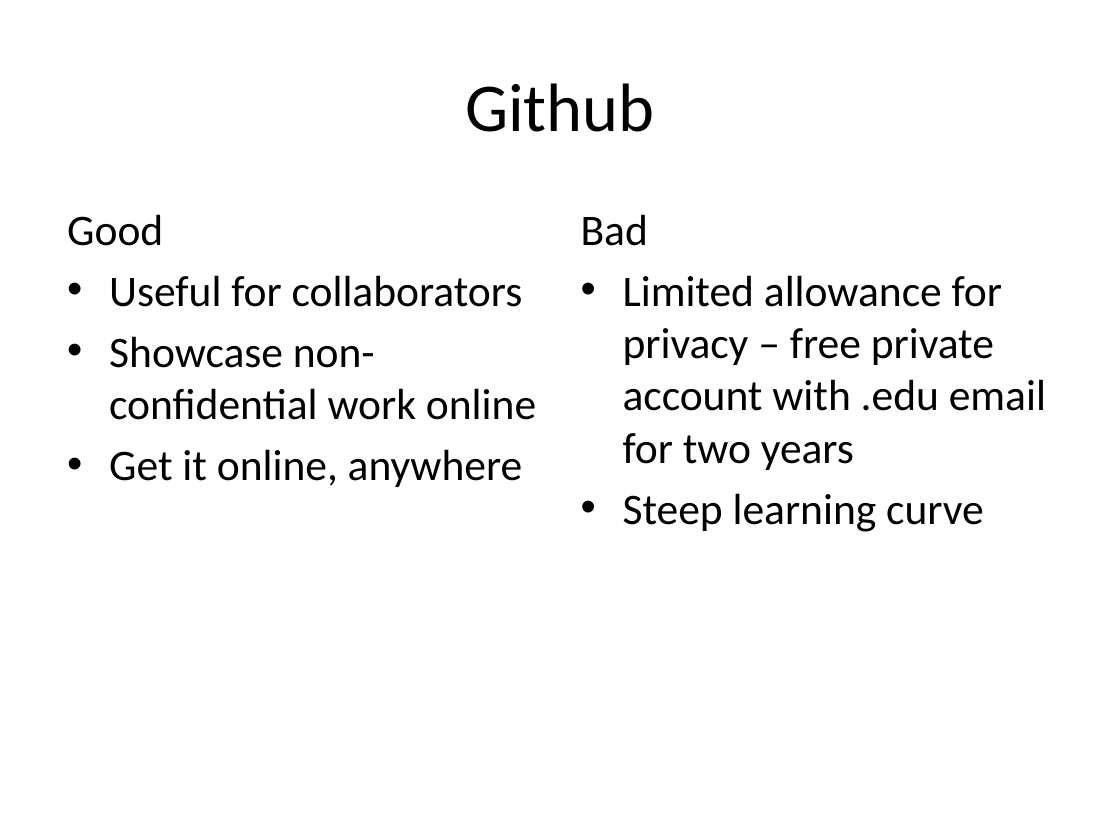
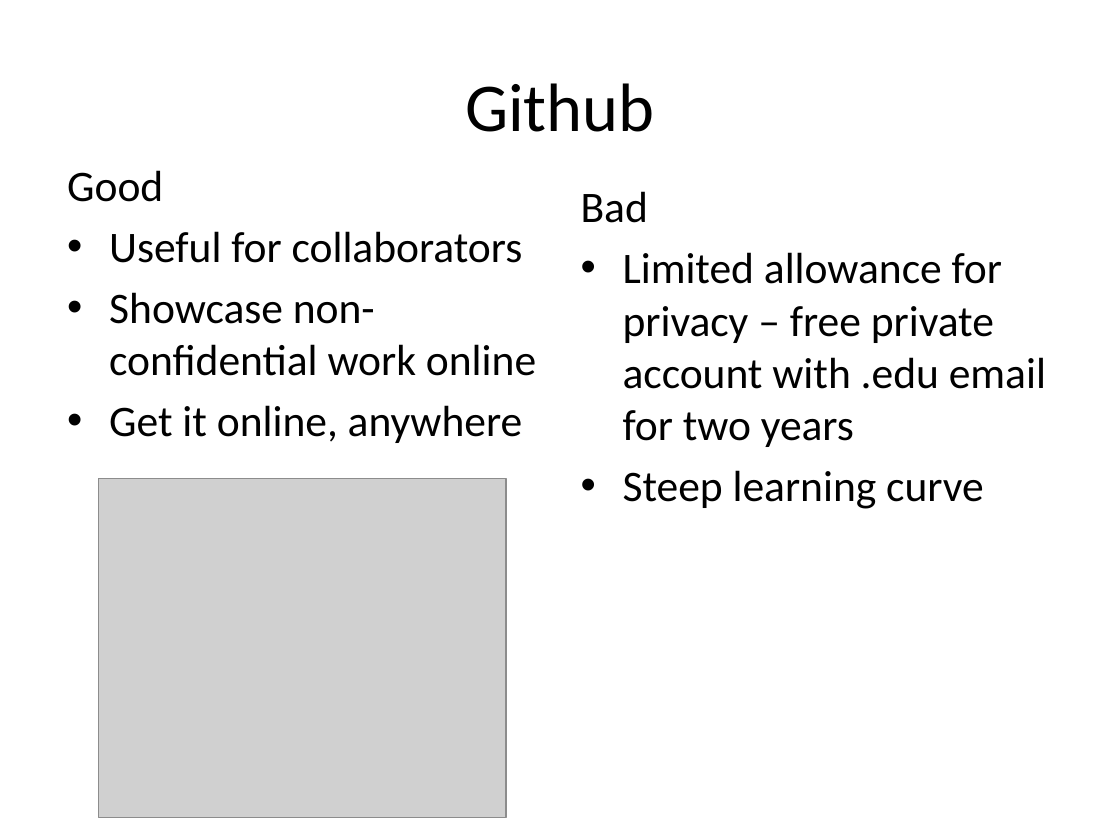
Before and after one commit to lkloh/USArray, a slide deck: slide 7 of BasicsOfCoding/BasicsOfCoding.pptx (slide 8 before the commit). Drawn at 1120x840 pixels with LibreOffice and Linux fonts; fonts in the diff are those of the drawing; grey boxes stand for pictures. Boxes give left, top, right and bottom in pixels: in the first picture for what was removed or moved away, otherwise in the second. Text is boxed around its words. In the diff, an @@ line names an element or a change of style, - is before the commit and + after.

Commit message:
push

```diff
--- a/BasicsOfCoding/BasicsOfCoding.pptx
+++ b/BasicsOfCoding/BasicsOfCoding.pptx
@@ text "Good": place and size @@
-text "Good" at (67, 214, 536, 487)
+text "Good" at (67, 170, 536, 443)
@@ text "Bad": place and size @@
-text "Bad" at (581, 214, 1046, 532)
+text "Bad" at (581, 191, 1046, 509)
@@ picture added at (99, 479, 506, 818) @@
```
Also in this commit, not shown: 1 slide removed.
